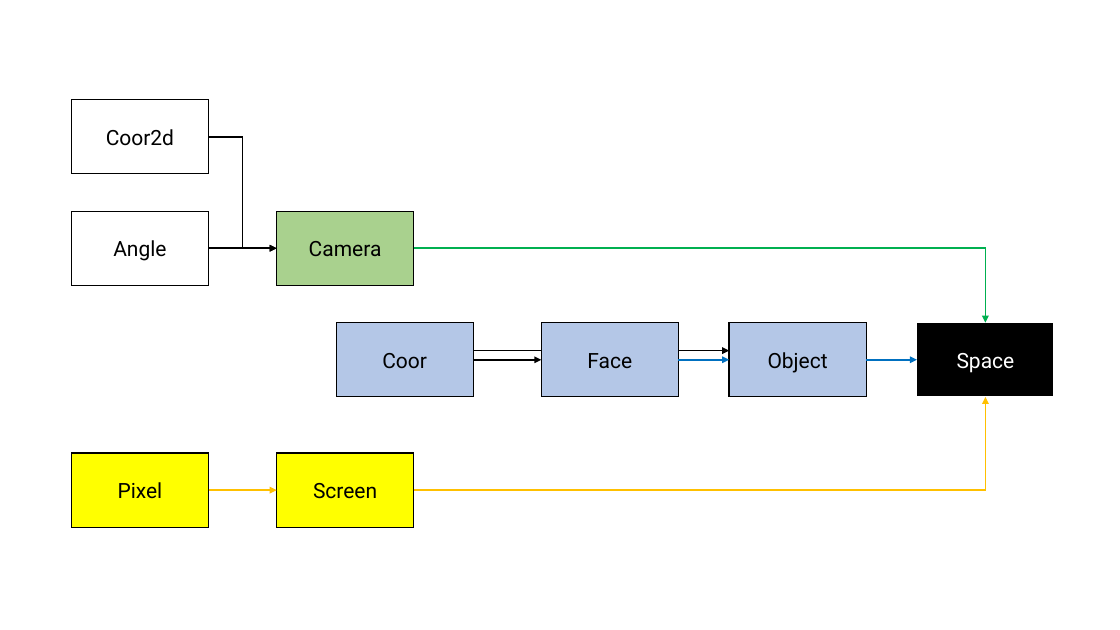
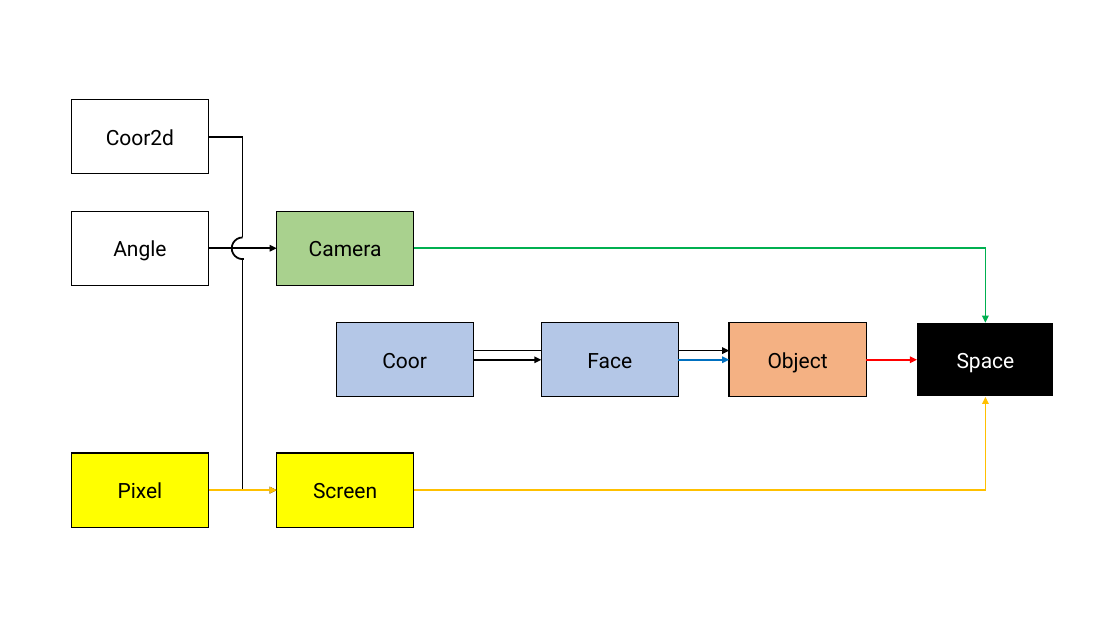
Before and after one commit to KMSstudio/ascii3d, a slide deck: slide 1 of document/object_flowmap.pptx. Drawn at 1120x630 pixels with LibreOffice and Linux fonts; fonts in the diff are those of the drawing. Boxes give left, top, right and bottom in pixels: in the first picture for what was removed or moved away, otherwise in the second. Text is boxed around its words. In the diff, an @@ line names an element or a change of style, - is before the commit and + after.

```diff
--- a/document/object_flowmap.pptx
+++ b/document/object_flowmap.pptx
@@ elbow arrow moved from (208, 137) - (276, 249) to (208, 137) - (243, 238) @@
@@ elbow arrow (208, 137) - (243, 238): elbow arrow to elbow line @@
@@ arc (boxed as its full ellipse) added at box(232, 238, 254, 260), outline #000000 1.5 pt @@
@@ elbow arrow added from (243, 259) to (276, 491), #000000 1.5 pt @@
@@ rectangle "Object" at box(729, 323, 866, 397): fill #B4C7E7 to #F4B183 @@
@@ arrow (866, 360) - (918, 360): stroke #0070C0 1.5 pt to #FF0000 1.5 pt @@
```
Also in this commit, not shown: 1 slide added, 1 other file.
